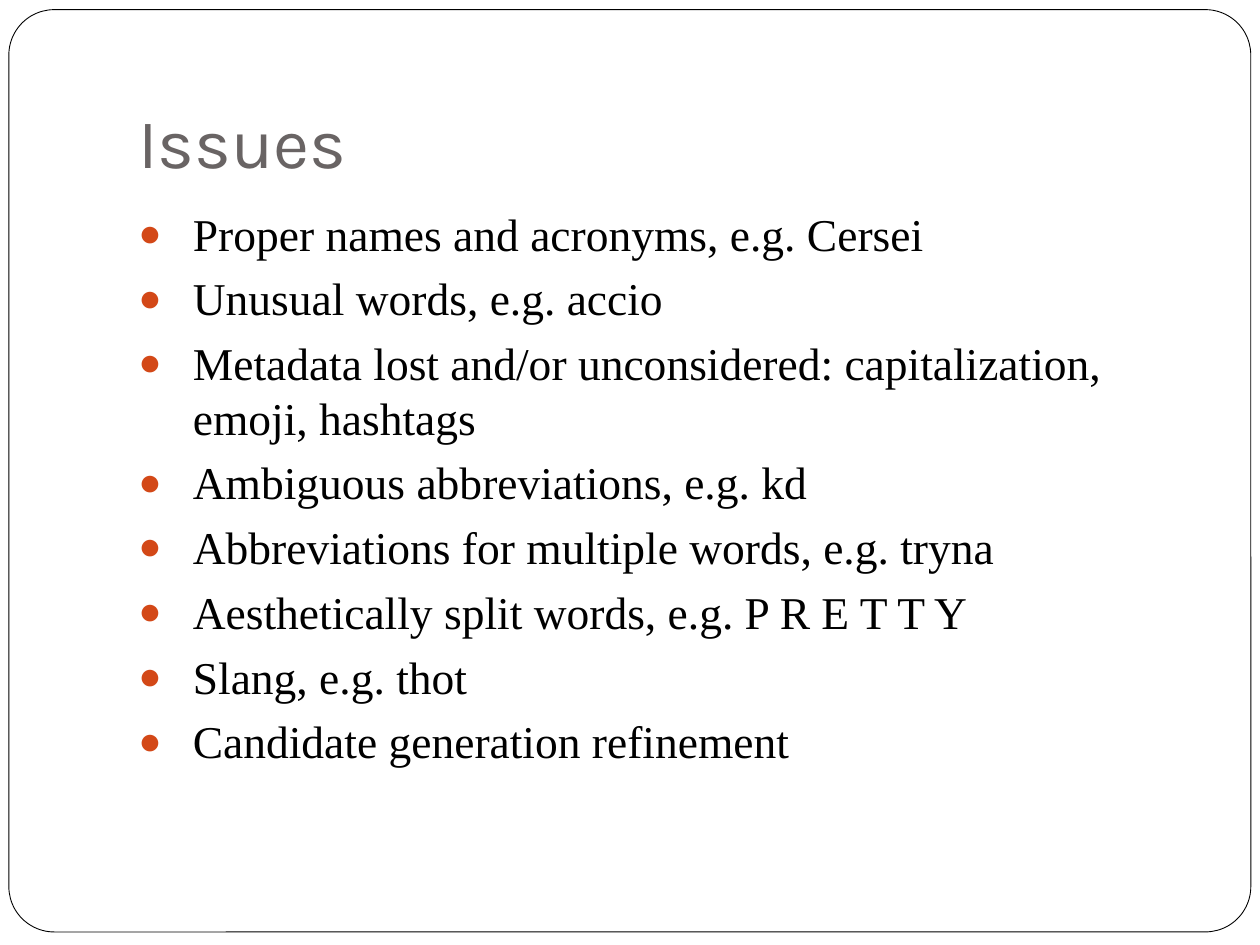
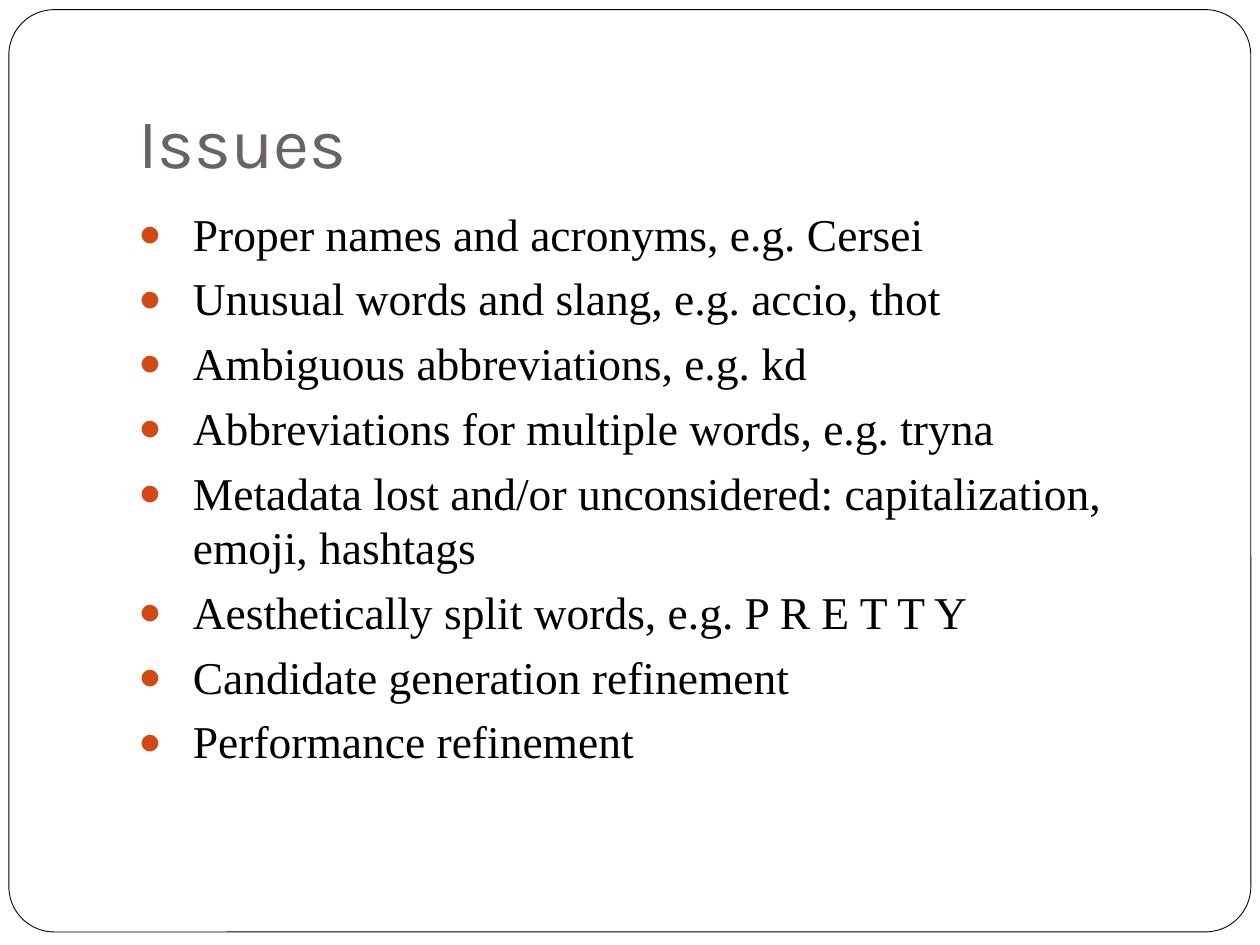
Before and after one commit to jxjzhang/CS246, a slide deck: slide 17 of Twitter purification.pptx. Drawn at 1260x945 pixels with LibreOffice and Linux fonts; fonts in the diff are those of the drawing. Boxes give left, top, right and bottom in pixels: in the first picture for what was removed or moved away, otherwise in the second. Text is boxed around its words. In the diff, an @@ line names an element or a change of style, - is before the commit and + after.

Commit message:
Edits

```diff
--- a/Twitter purification.pptx
+++ b/Twitter purification.pptx
@@ text at (193,283,941,324): text changed @@
-● Unusual words, e.g. accio
-● Metadata lost and/or unconsidered: capitalization, emoji, hashtags
+● Unusual words and slang, e.g. accio, thot
@@ text at (193,478,1101,573): paragraph added @@
+● Metadata lost and/or unconsidered: capitalization, emoji, hashtags
@@ text at (193,662,467,703): paragraph removed @@
-● Slang, e.g. thot
@@ text at (193,726,634,759): paragraph added @@
+● Performance refinement
```
Also in this commit, not shown: 1 other slide changed.
